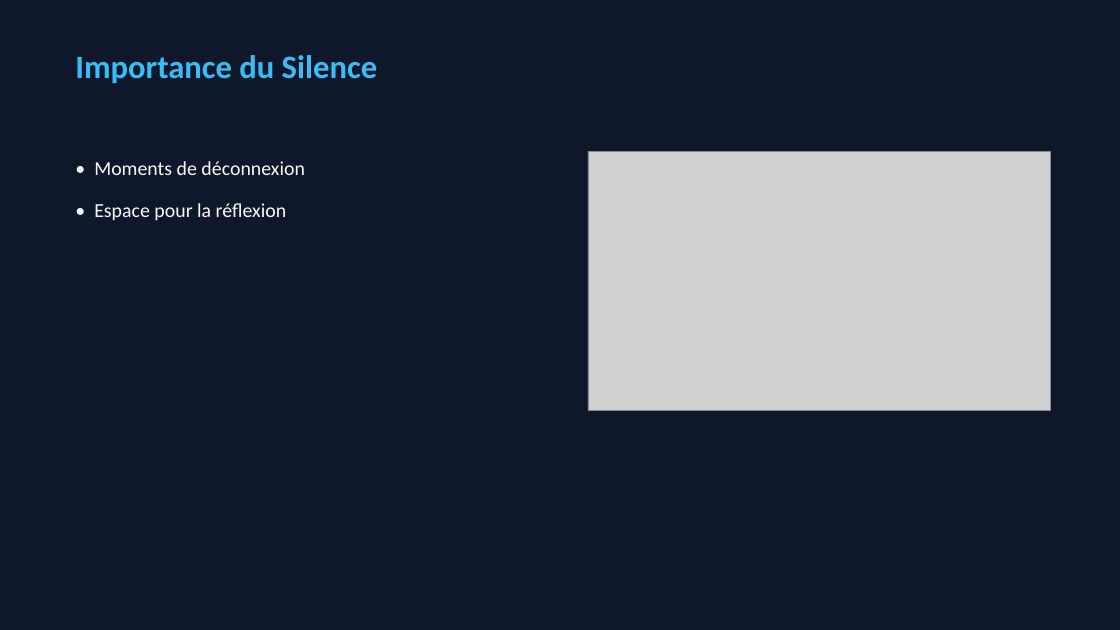
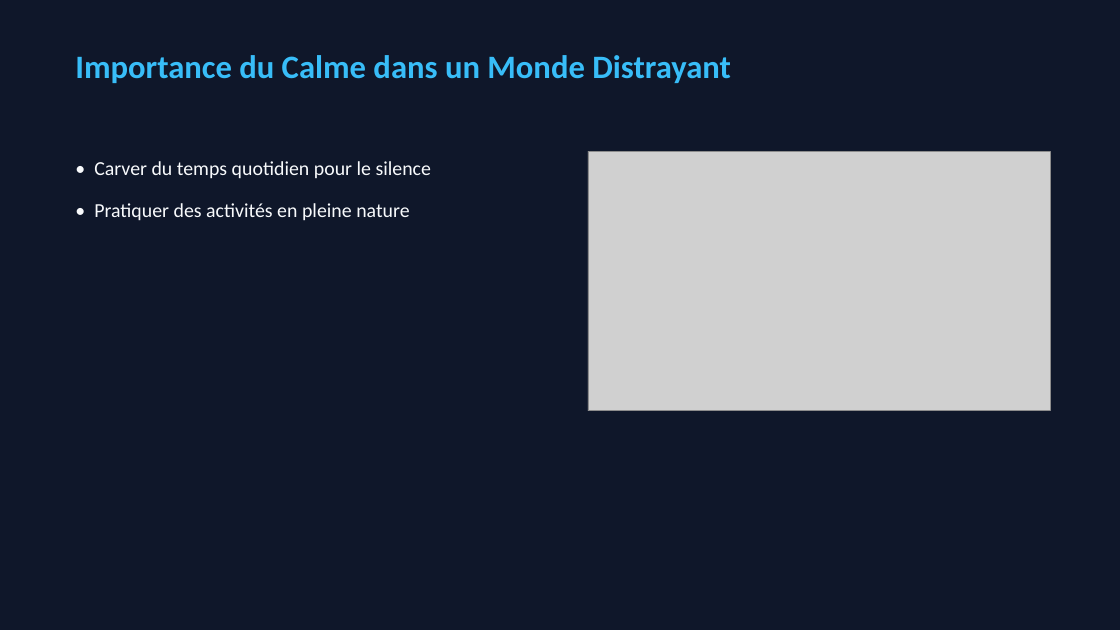
Before and after one commit to caroheymes/video-2-powerpoint-and-more, a slide deck: slide 3 of demo/output/presentation.pptx. Drawn at 1120x630 pixels with LibreOffice and Linux fonts; fonts in the diff are those of the drawing; grey boxes stand for pictures. Boxes give left, top, right and bottom in pixels: in the first picture for what was removed or moved away, otherwise in the second. Text is boxed around its words. In the diff, an @@ line names an element or a change of style, - is before the commit and + after.

```diff
--- a/demo/output/presentation.pptx
+++ b/demo/output/presentation.pptx
@@ text at [75,55,731,83]: text changed @@
-Importance du Silence
+Importance du Calme dans un Monde Distrayant
@@ text at [94,161,431,221]: text changed @@
-• Moments de déconnexion
-• Espace pour la réflexion
+• Carver du temps quotidien pour le silence
+• Pratiquer des activités en pleine nature
```
Also in this commit, not shown: 9 other slides changed, 18 other files.
